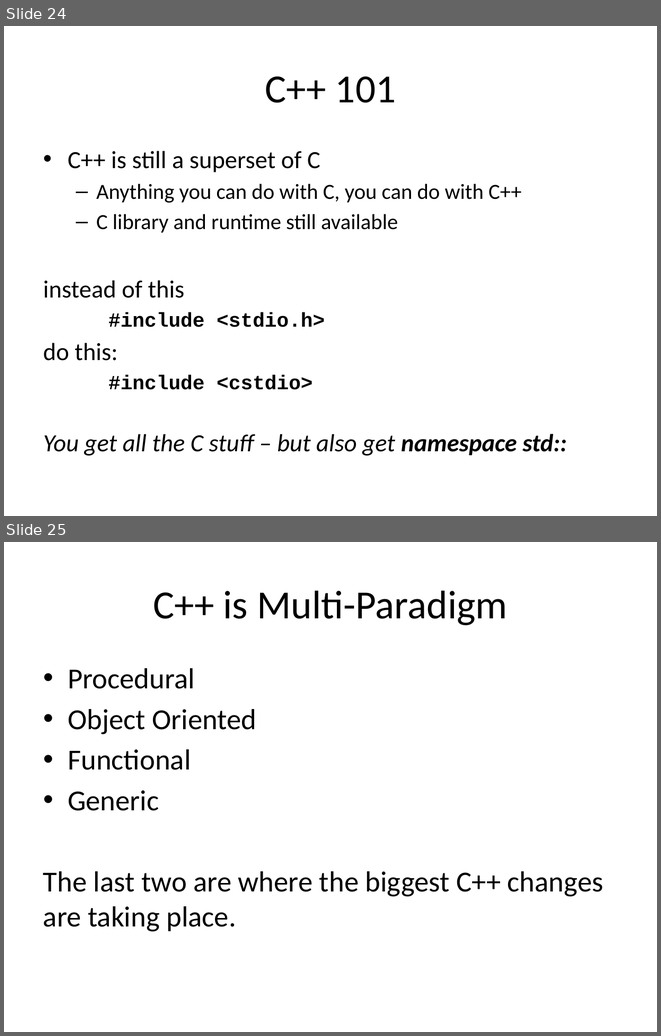
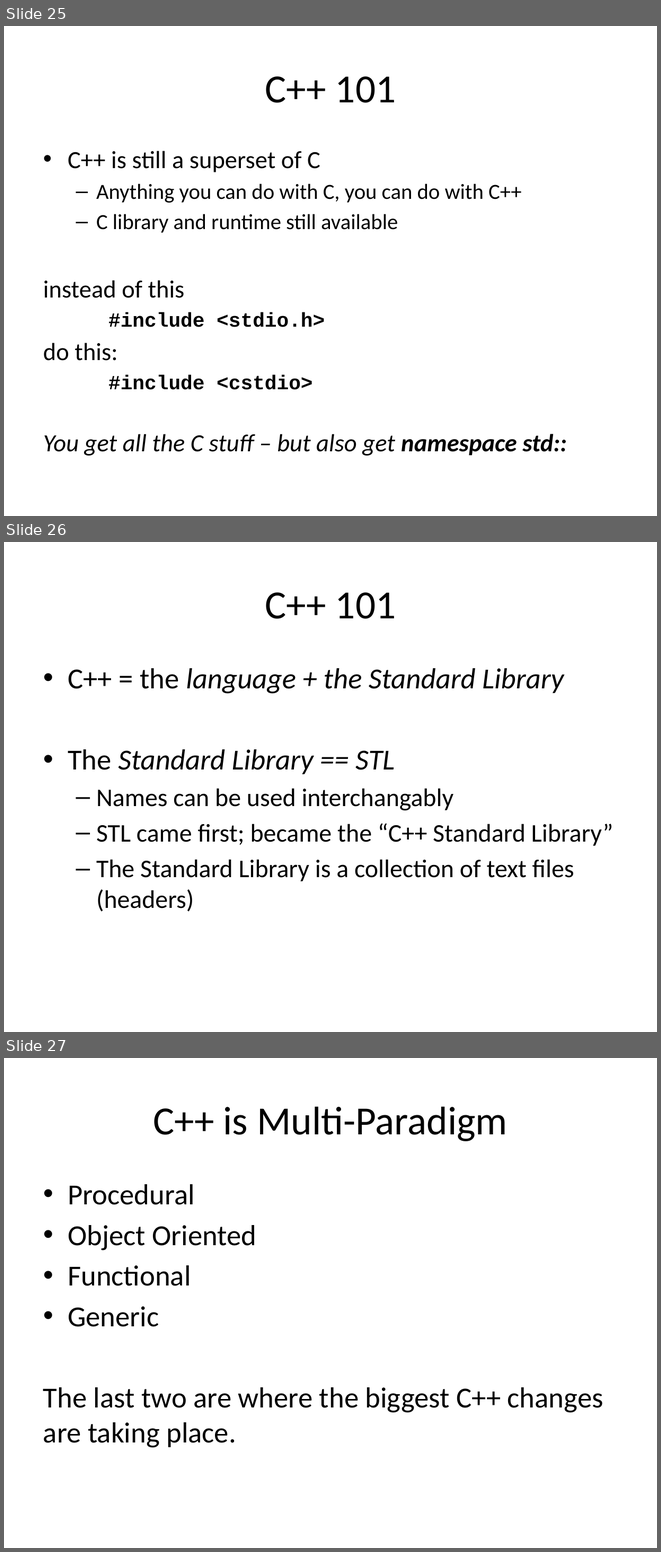
Before and after one commit to fellmad/FunWithCpp11, a slide deck: doc/Fun_with_C++11.pptx. Shown one above the other, each under a label of ours: slides 24 and 25 before the commit, slides 25, 26 and 27 after it. The pictures are 661x1036 and 661x1552 pixels, drawn with LibreOffice and Linux fonts; fonts in the diff are those of the drawing. Boxes give left, top, right and bottom in pixels: in the first picture for what was removed or moved away, otherwise in the second. Text is boxed around its words. In the diff, an @@ line names an element or a change of style, - is before the commit and + after.

```diff
--- a/doc/Fun_with_C++11.pptx
+++ b/doc/Fun_with_C++11.pptx
@@ slide 26 added at [4,542,657,1032], background #FFFFFF @@
@@ title added at [265,592,396,619], 44 pt, text #000000 @@
+C++ 101
@@ text added at [68,668,614,911], 28 pt, text #000000 @@
+• C++ = the language + the Standard Library
+• The Standard Library == STL
+  – Names can be used interchangably
+  – STL came first; became the “C++ Standard Library”
+  – The Standard Library is a collection of text files (headers)
@@ what was slide 24 is now slide 25 @@
@@ what was slide 25 is now slide 27 @@
```
Also in this commit, not shown: 6 slides changed, 1 other slide added.
